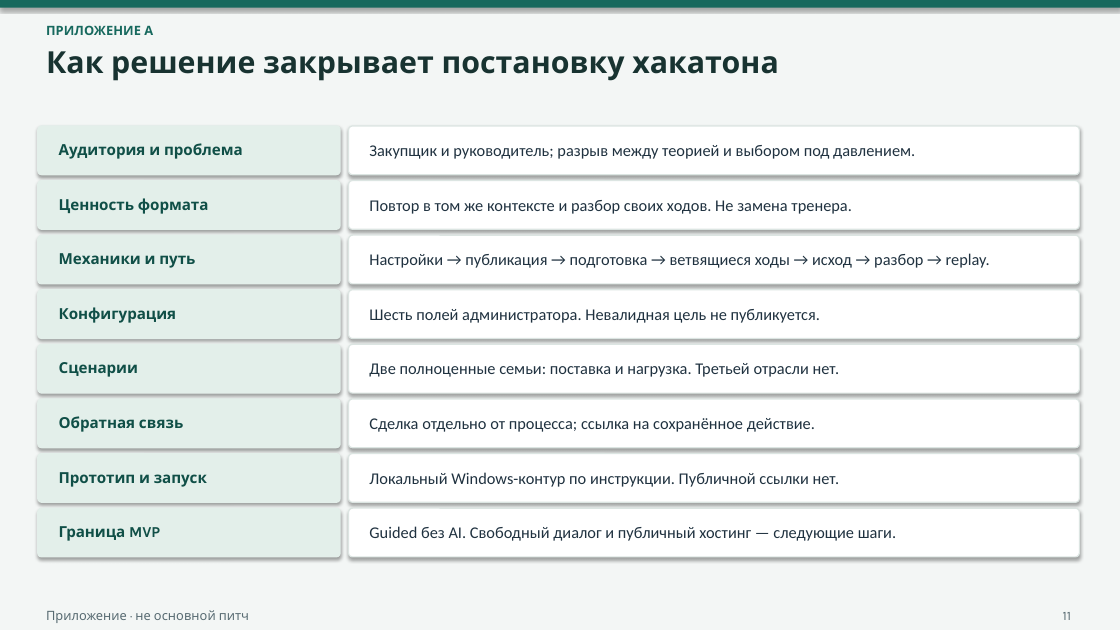
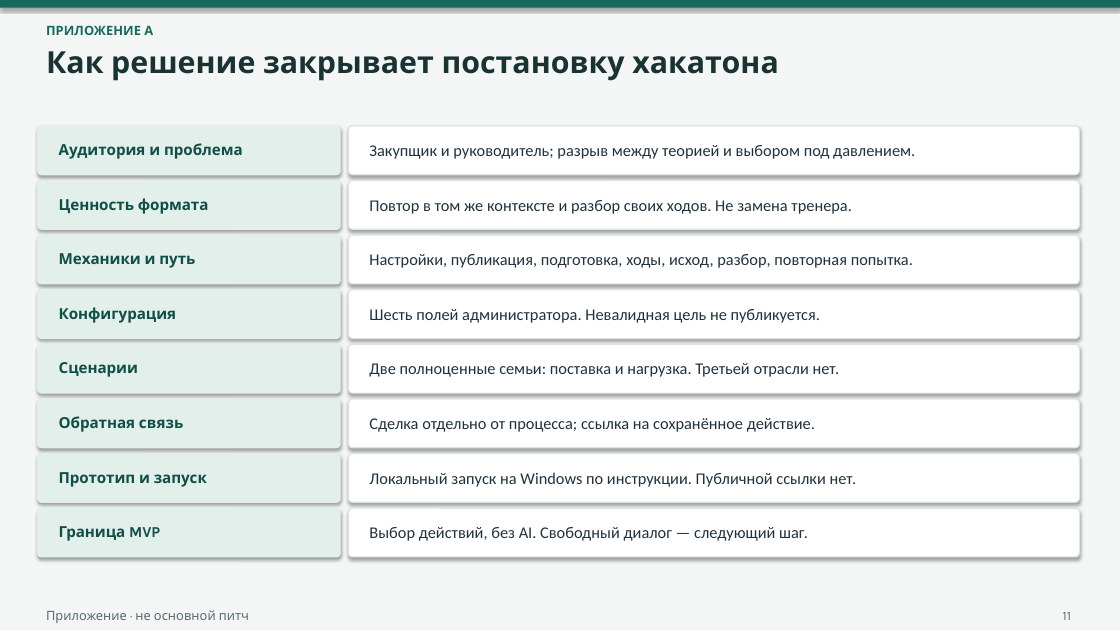
Before and after one commit to AiratBastanov/TalkNFace, a slide deck: slide 11 of docs/submission/TALKNFACE_PRODUCT_PITCH_RU.pptx. Drawn at 1120x630 pixels with LibreOffice and Linux fonts; fonts in the diff are those of the drawing. Boxes give left, top, right and bottom in pixels: in the first picture for what was removed or moved away, otherwise in the second. Text is boxed around its words. In the diff, an @@ line names an element or a change of style, - is before the commit and + after.

```diff
--- a/docs/submission/TALKNFACE_PRODUCT_PITCH_RU.pptx
+++ b/docs/submission/TALKNFACE_PRODUCT_PITCH_RU.pptx
@@ text at box(369, 254, 913, 268): text changed @@
-Настройки → публикация → подготовка → ветвящиеся ходы → исход → разбор → replay.
+Настройки, публикация, подготовка, ходы, исход, разбор, повторная попытка.
@@ text at box(369, 472, 857, 487): text changed @@
-Локальный Windows-контур по инструкции. Публичной ссылки нет.
+Локальный запуск на Windows по инструкции. Публичной ссылки нет.
@@ text at box(369, 527, 808, 541): text changed @@
-Guided без AI. Свободный диалог и публичный хостинг — следующие шаги.
+Выбор действий, без AI. Свободный диалог — следующий шаг.
```
Also in this commit, not shown: 8 other slides changed, 9 other files.
